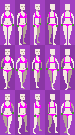
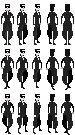
Revision of a layered 75 × 135 image; what changed, layer by layer:
added layer "trinity" above "clara lille" over [1, 4, 74, 135]
hid "background" over [0, 0, 75, 135]
